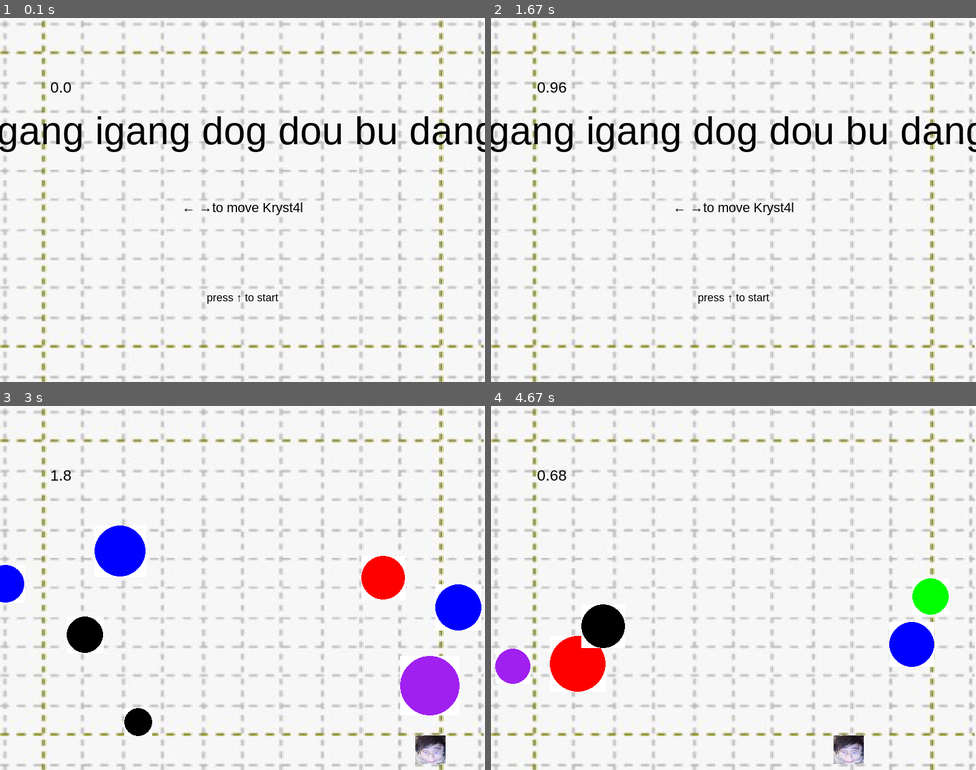
Above: before the commit, frames 1-4 (two rows, left to right).
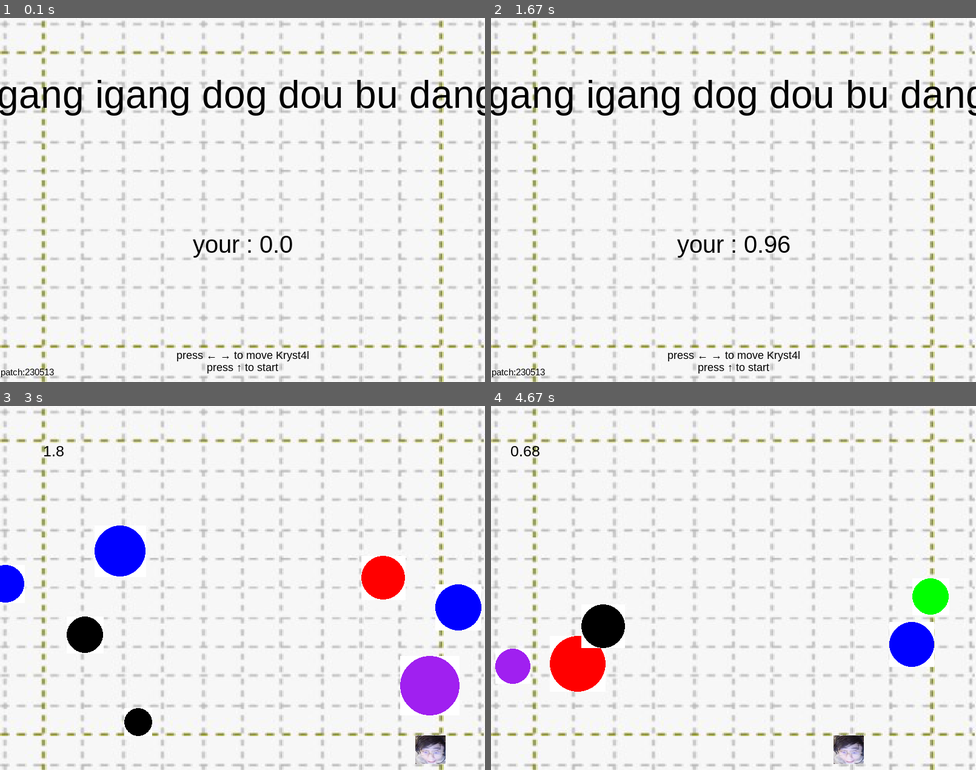
Above: after the commit, the same moments.

Repository: lostinth1cho/pygameIGANG
Game: pygame game, started from main.py
The game is run twice, just before and just after one commit, with the same random seed, the same clock (stepped at 60 frames per second) and the same inputs.
Inputs:
- Up to frame 1 (0.1 s): no input
- Up to frame 2 (1.67 s): hold Up 0.33-0.8 s; hold Right 0.83-1.3 s
- Up to frame 3 (3 s): hold Up 1.9-2.27 s; hold Right 2.3-2.93 s; hold Left from 2.97 s (still down)
- Up to frame 4 (4.67 s): release Left at 3.43 s; hold Up 3.97-4.27 s; hold Right from 4.3 s (still down)

The runs differ from the first frame. In frame 1, 6.4% of the frame differs, in the area x 0-100%, y 17-99%; in frame 2, 6.4%; in frame 3, less than 0.1%; in frame 4, 0.2%.

Commit message:
Add files via upload

Diff:
--- a/main.py
+++ b/main.py
@@ -1,20 +1,27 @@
 '''
+https://github.com/lostinth1cho/pygameIGANG
 todo-list:
-分開出球
+顯示版本代號
+調整開始畫面
+計時器會在畫面最上方移動
 '''
 import pygame
 import random
 import os
 import time
 
+patch = "patch:230513"
 FPS = 50
 WIDTH = 800
 HEIGHT = 600
+timer_height = 10
+timer_width = 10
 SPEED_Y = 5
 debug = True
 gravity = 0.98
 XspeedL_low = 4
 XspeedL_high = 6
+speed_of_timer = WIDTH / (FPS*10)
 
 BLACK = (0, 0, 0)
 WHITE = (255, 255, 255)
@@ -106,6 +113,16 @@
             self.speedy *= -0.98
         if self.rect.left > WIDTH+100 or self.rect.right < -100:
             self.reset('left' if self.speedx > 0 else 'right')
+'''
+class clock(pygame.sprite.Sprite):
+    def __init__(self):
+        pygame.sprite.Sprite.__init__(self)
+        self.image = pygame.Surface((timer_height, timer_width))
+        self.image.fill(WHITE)
+        self.rect = self.image.get_rect()
+
+    def update(self):
+        self.rect.x = (self.rect.x + speed_of_timer) % WIDTH'''
 
 def generate_ball(n):
     klr = random.randint(1, n)
@@ -129,10 +146,11 @@
 
 def draw_init(out):
     screen.blit(BackGround_img, (0, 0))
-    draw_text(screen, 'igang igang dog dou bu dang', 64, WIDTH/2, HEIGHT/4)
-    draw_text(screen, '← →to move Kryst4l', 22, WIDTH/2, HEIGHT/2)
-    draw_text(screen, 'press ↑ to start', 18, WIDTH/2, HEIGHT*3/4)
-    draw_text(screen, out, 25, 100, 100)
+    draw_text(screen, 'igang igang dog dou bu dang', 64, WIDTH/2, HEIGHT/4-60)
+    draw_text(screen, 'your : '+out, 40, WIDTH/2, 350)
+    draw_text(screen, 'press ← → to move Kryst4l', 18, WIDTH/2, 545)
+    draw_text(screen, 'press ↑ to start', 18, WIDTH/2, 565)
+    draw_text(screen, patch, 15, 45, 575)
     pygame.display.update()
     waiting = True
     while waiting:
@@ -154,12 +172,9 @@
 all_sprites.add(player)
 generate_ball(1)
 
-
-
 show_init = True
-
 start_ticks = pygame.time.get_ticks()
-
+timer_x = 0
 running = True
 result = ""
 out = "0.0"
@@ -174,10 +189,11 @@
         rocks = pygame.sprite.Group()
         player = Player()
         all_sprites.add(player)
+        timer_x = 0
         generate_ball(1)
     now_ticks=pygame.time.get_ticks()
+
     ticks = now_ticks - start_ticks
-
     #ticks=pygame.time.get_ticks()
 
     millis=ticks%1000
@@ -187,7 +203,8 @@
         generate_ball(1)
     out='{seconds}.{millis}'.format( millis=millis//10, seconds=seconds)
     result = out
-    draw_text(screen, out, 25, 100, 100)
+    timer_x = (timer_x + speed_of_timer) % WIDTH
+    draw_text(screen, out, 25, timer_x, 60)
     pygame.display.flip()
     clock.tick(FPS)
 
Not shown, changed: output.zip
